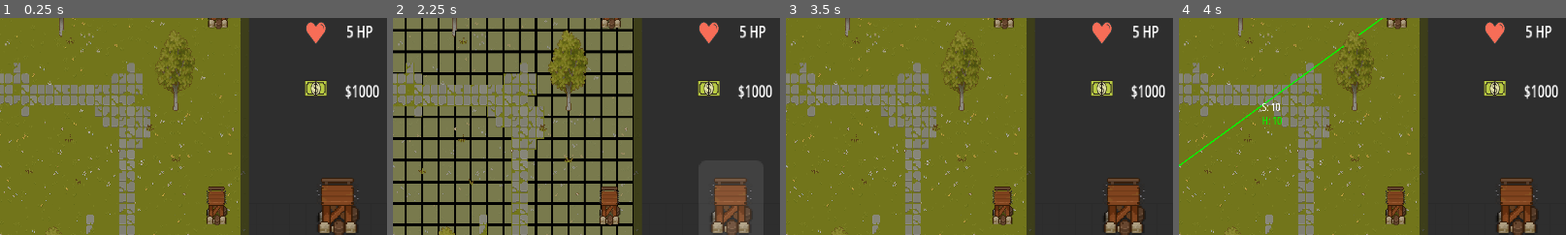
Above: before the commit, frames 1-4 (left to right).
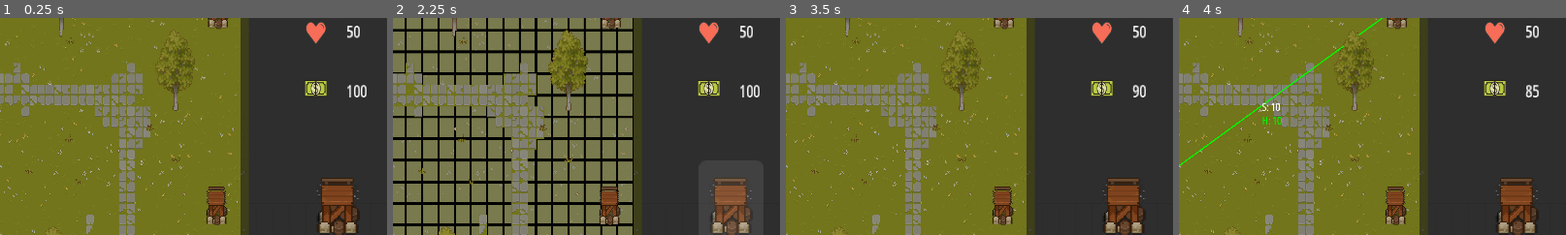
Above: after the commit, the same moments.

Repository: bmachado18/tangle-defence
Game: Godot game, scene res://scenes/game.tscn
Same seed, same stepped clock (60 frames per second), same inputs: the game is played once before the commit and once after it.
Inputs (mouse positions are % of the whole screen's width and height, from its top left):
- Up to frame 1 (0.25 s): no input
- Up to frame 2 (2.25 s): click (88, 50) at 0.5 s; click (88, 50) at 1.25 s; click (88, 50) at 2 s
- Up to frame 3 (3.5 s): move the mouse to (37, 50) at 2.77 s; click (37, 50) at 2.92 s
- Up to frame 4 (4 s): move the mouse to (72, 5) at 3.52 s; click (72, 5) at 3.67 s
The pictures show only the part of the screen within x 44-94%, y 7-57%; the shares and areas given below are measured in that part.

The runs differ from the first frame. In frame 1, 0.5% of the frame differs, in the area x 89-98%, y 3-38%; in frame 2, 0.5%; in frame 3, 0.5%; in frame 4, 0.5%.

Commit message:
Feature: Health / money incrementing / decrementing

Diff:
--- a/scripts/Enemy.gd
+++ b/scripts/Enemy.gd
@@ -1,6 +1,7 @@
 extends PathFollow2D
 
 signal enemy_despawn
+signal enemy_death
 
 var base_speed := 0.1
 var current_speed := base_speed
@@ -23,7 +24,7 @@
 	progress_ratio += delta * current_speed
 
 	if progress_ratio >= 1.0:
-		enemy_despawn.emit()
+		enemy_despawn.emit(self)
 		queue_free()
 
 
@@ -64,6 +65,7 @@
 	if edge.health <= 0:
 		print("Edge destroyed")
 
+
 		edge.queue_free()
 
 		if is_instance_valid(edge):
@@ -71,5 +73,5 @@
 
 	if health <= 0:
 		print("Enemy destroyed")
-
+		enemy_death.emit(self)
 		call_deferred("queue_free")
--- a/scripts/main.gd
+++ b/scripts/main.gd
@@ -1,4 +1,13 @@
 extends Node2D
+
+var playerHealth = 50
+var playerMoney = 100
+
+var ropeCost = 5
+var towerCost = 10
+
+var enemyRefund = 5
+
 
 
 var selected_node = null
@@ -38,6 +47,9 @@
 func _ready():
 	setup_node_connections()
 	setup_wave_system()
+
+	$Panel/HealthLabel.text = str(playerHealth)
+	$Panel/MoneyLabel.text = str(playerMoney)
 
 
 func setup_node_connections():
@@ -77,6 +89,13 @@
 	return get_edge_key(a, b) in edge_pairs
 
 func create_edge(a, b):
+	if playerMoney < ropeCost:
+		print("player does not have enough money to place rope")
+		return
+
+	playerMoney -= ropeCost
+	update_money_label()
+
 	var edge = preload("res://Scenes/Edge.tscn").instantiate()
 	$Edges.add_child(edge)
 	edge.initialize(a, b)
@@ -162,6 +181,7 @@
 		# add enemy to the 2D path
 		$Path2D.add_child(enemy)
 		enemy.enemy_despawn.connect(_on_enemy_despawn)
+		enemy.enemy_death.connect(_on_enemy_death)
 
 
 		current_wave_enemies_spawned += 1
@@ -212,9 +232,15 @@
 		place_node(grid_pos)
 
 func place_node(pos: Vector2):
+	if playerMoney < towerCost:
+		print("player does not have enough money")
+		return
+
 	var new_node = preload("res://scenes/node.tscn").instantiate()
-	print(pos)
 	new_node.position = pos
+
+	playerMoney -= towerCost
+	update_money_label()
 
 	$Nodes.add_child(new_node)
 
@@ -225,11 +251,28 @@
 	$Grid.visible = is_placing_node
 	$Panel/TextureButton.button_pressed = false
 
-func _on_enemy_despawn(enemy = null) -> void:
-	print("Enemy despawned")
-
-	if enemy:
-		enemy.queue_free()  # Optional: if not already freed
+func _on_enemy_despawn(enemy):
+
+
+	print("Enemy reached the end of path")
+
+
+	playerHealth -= enemy.strength # decrease health based on the strength level on the enemy
+	update_health_label()
+
+	enemy.queue_free()
+
+
+func update_health_label():
+	$Panel/HealthLabel.text = str(playerHealth)
+
+func update_money_label():
+	$Panel/MoneyLabel.text = str(playerMoney)
+
+func _on_enemy_death(enemy):
+	print("Enemy killed by edge — refunding money")
+	playerMoney += enemyRefund
+	update_money_label()
 
 
 func _draw():
Not shown: 1 places in scenes/node.tscn that only renumber resources
